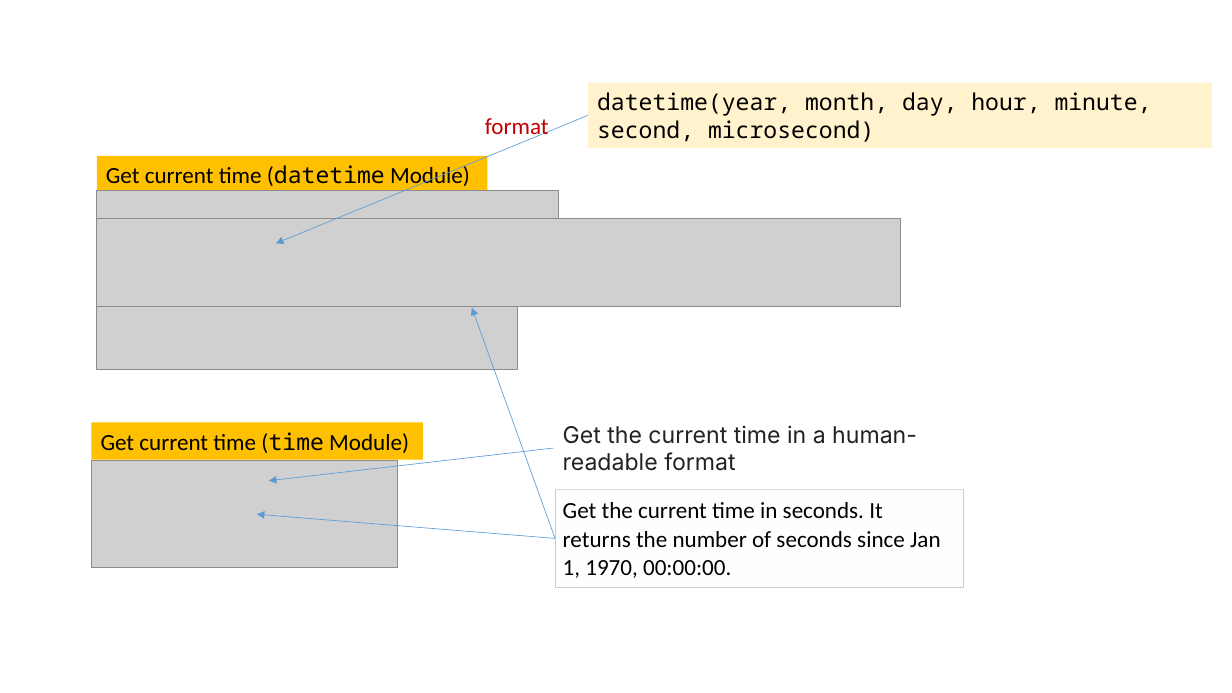
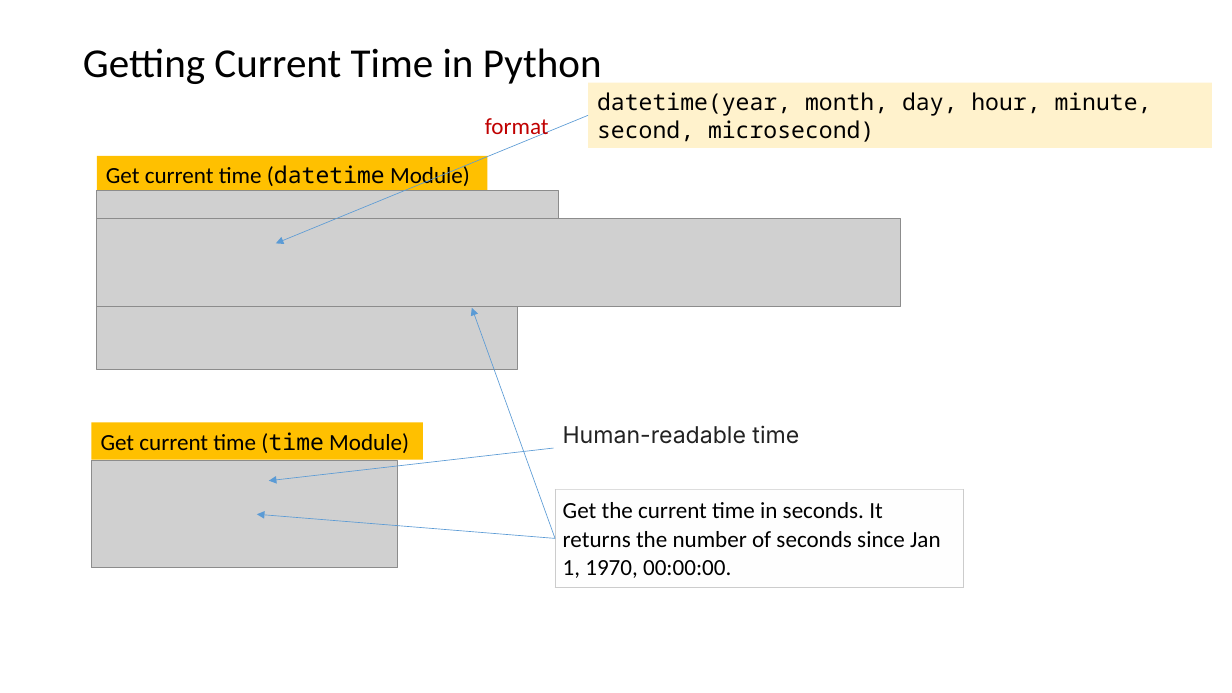
Before and after one commit to frankwxu/Digital-Forensics-Basic-Book, a slide deck: slide 29 of PPTs/Ch2_Number_Systems_for_Digital_Forensics.pptx. Drawn at 1232x693 pixels with LibreOffice and Linux fonts; fonts in the diff are those of the drawing; grey boxes stand for pictures; background and template pictures are left out. Boxes give left, top, right and bottom in pixels: in the first picture for what was removed or moved away, otherwise in the second. Text is boxed around its words. In the diff, an @@ line names an element or a change of style, - is before the commit and + after.

```diff
--- a/PPTs/Ch2_Number_Systems_for_Digital_Forensics.pptx
+++ b/PPTs/Ch2_Number_Systems_for_Digital_Forensics.pptx
@@ text added at <box>83,48,602,88</box>, 32 pt, text #000000 @@
+Getting Current Time in Python
@@ text at <box>563,425,799,444</box>: text changed @@
-Get the current time in a human-readable format
+Human-readable time
```
Also in this commit, not shown: 35 other slides changed, 5 slides added, 4 slides removed.
